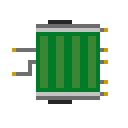
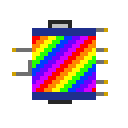
Comparing the layer stacks of the two 128 × 128 images. Changes:
added layer "Layer 2" above "upRooms" over <box>32,28,96,100</box>
hid "upRooms" over <box>36,24,100,100</box>
